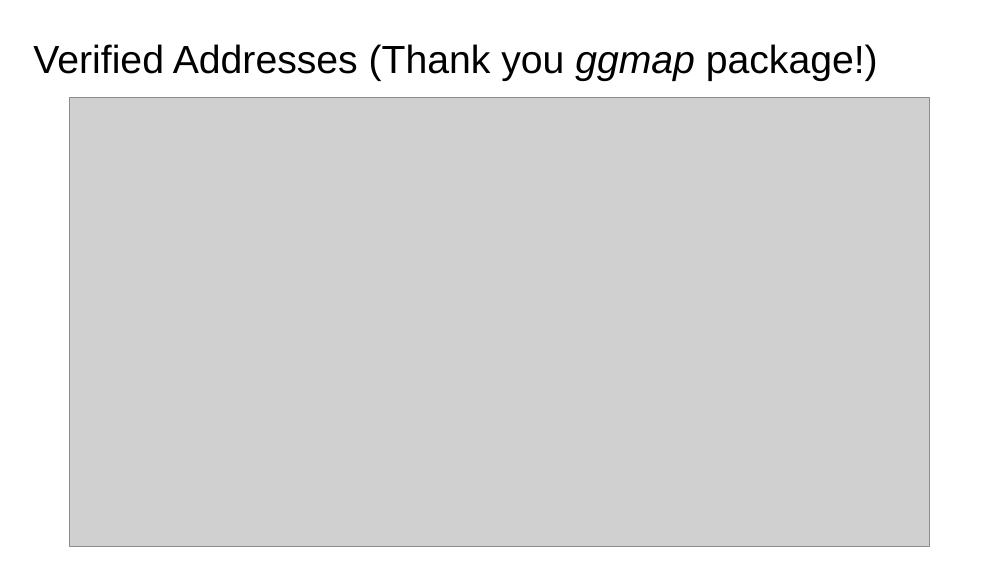
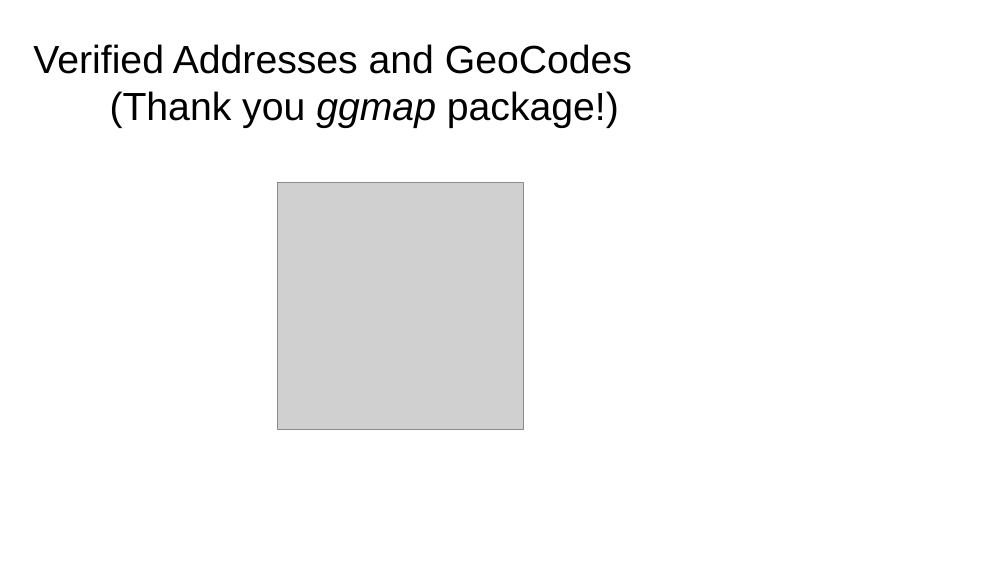
Before and after one commit to leerssej/mdmR, a slide deck: slide 9 of Master Data Management in R&tidyverse_v14.pptx. Drawn at 1008x567 pixels with LibreOffice and Linux fonts; fonts in the diff are those of the drawing; grey boxes stand for pictures. Boxes give left, top, right and bottom in pixels: in the first picture for what was removed or moved away, otherwise in the second. Text is boxed around its words. In the diff, an @@ line names an element or a change of style, - is before the commit and + after.

Commit message:
Updates for public data sharing

```diff
--- a/Master Data Management in R&tidyverse_v14.pptx
+++ b/Master Data Management in R&tidyverse_v14.pptx
@@ title at (33, 44, 632, 128): text changed @@
-Verified Addresses (Thank you ggmap package!)
+Verified Addresses and GeoCodes
+(Thank you ggmap package!)
@@ picture removed at (70, 98, 930, 546) @@
@@ picture added at (277, 182, 524, 429) @@
```
